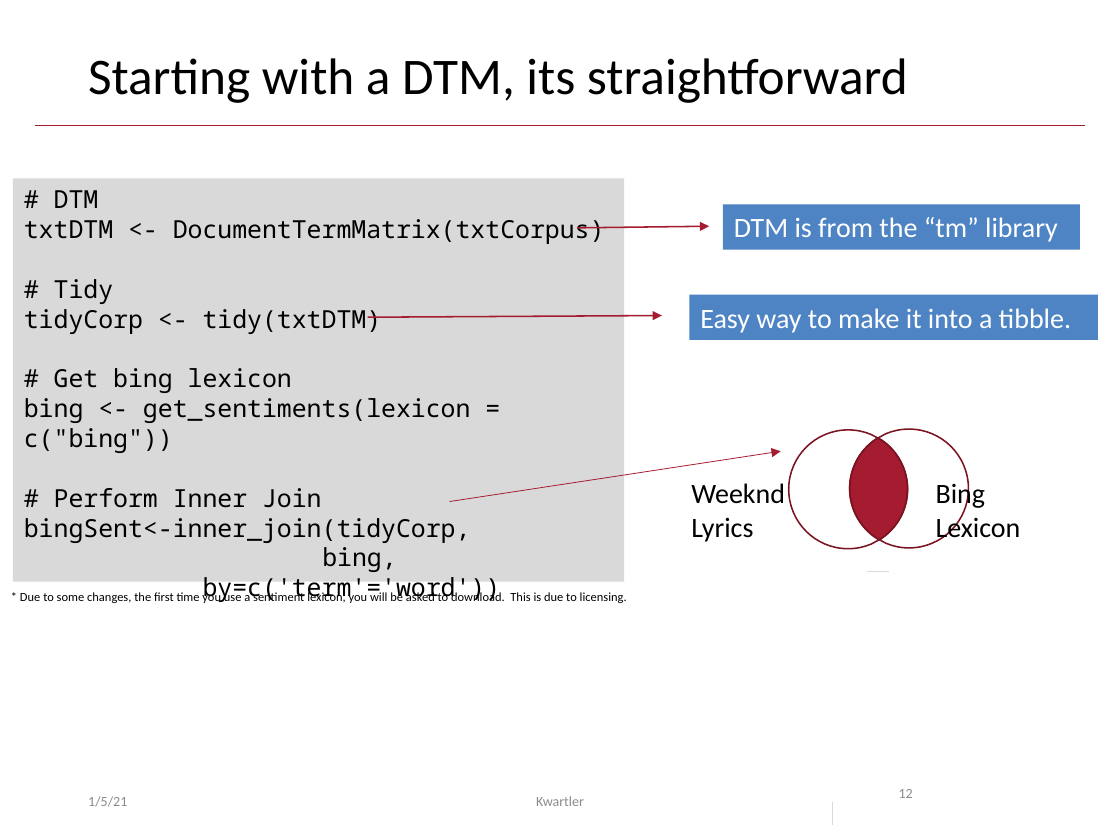
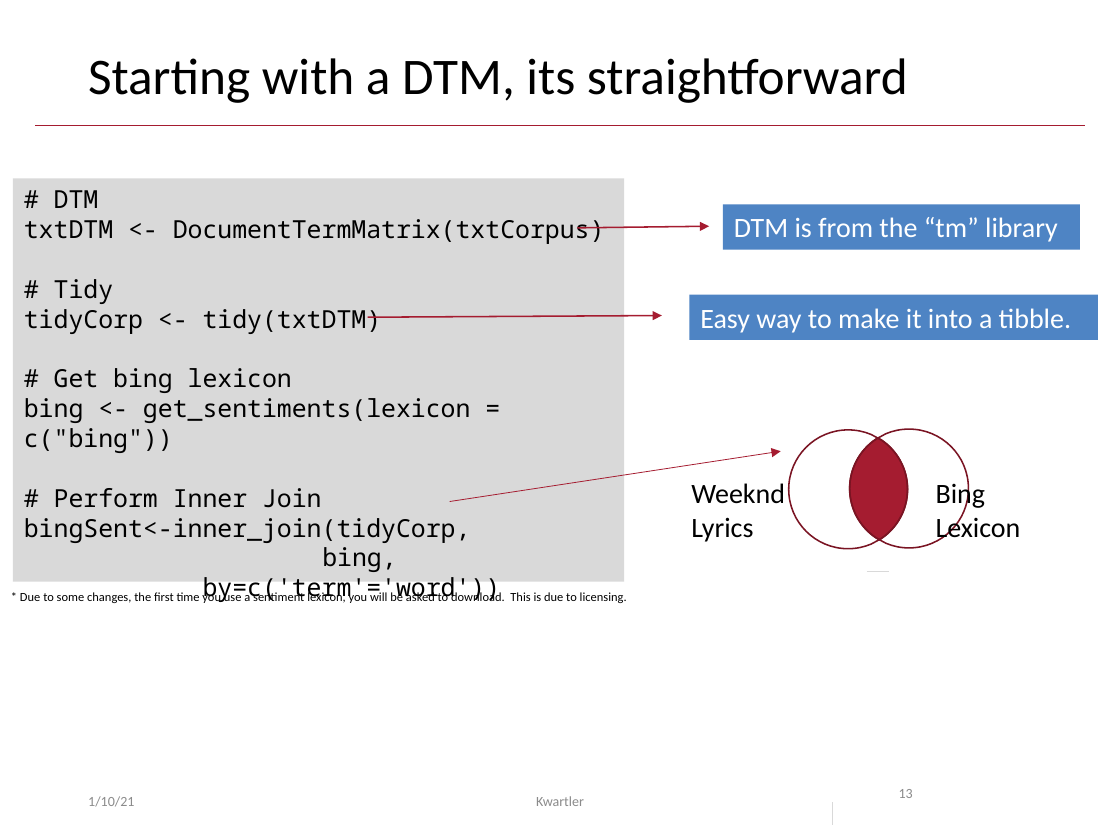
Before and after one commit to kwartler/GSERM_Text_Remote_student, a slide deck: slide 13 of lessons/C_Sentiment_Unsupervised/Day3_liveA_SentimentReview.pptx (slide 12 before the commit). Drawn at 1120x840 pixels with LibreOffice and Linux fonts; fonts in the diff are those of the drawing; background and template pictures are left out. Boxes give left, top, right and bottom in pixels: in the first picture for what was removed or moved away, otherwise in the second. Text is boxed around its words. In the diff, an @@ line names an element or a change of style, - is before the commit and + after.

```diff
--- a/lessons/C_Sentiment_Unsupervised/Day3_liveA_SentimentReview.pptx
+++ b/lessons/C_Sentiment_Unsupervised/Day3_liveA_SentimentReview.pptx
@@ text at [88,796,134,807]: text changed @@
-1/5/21
+1/10/21
```
Also in this commit, not shown: 12 other slides changed, 1 slide added, 1 other file.
